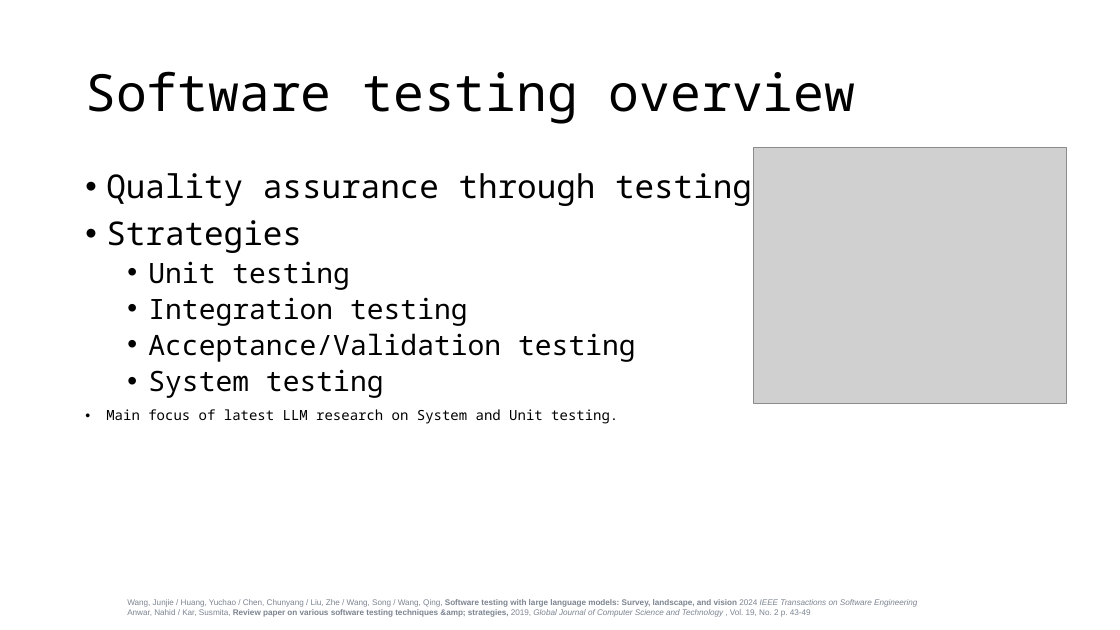
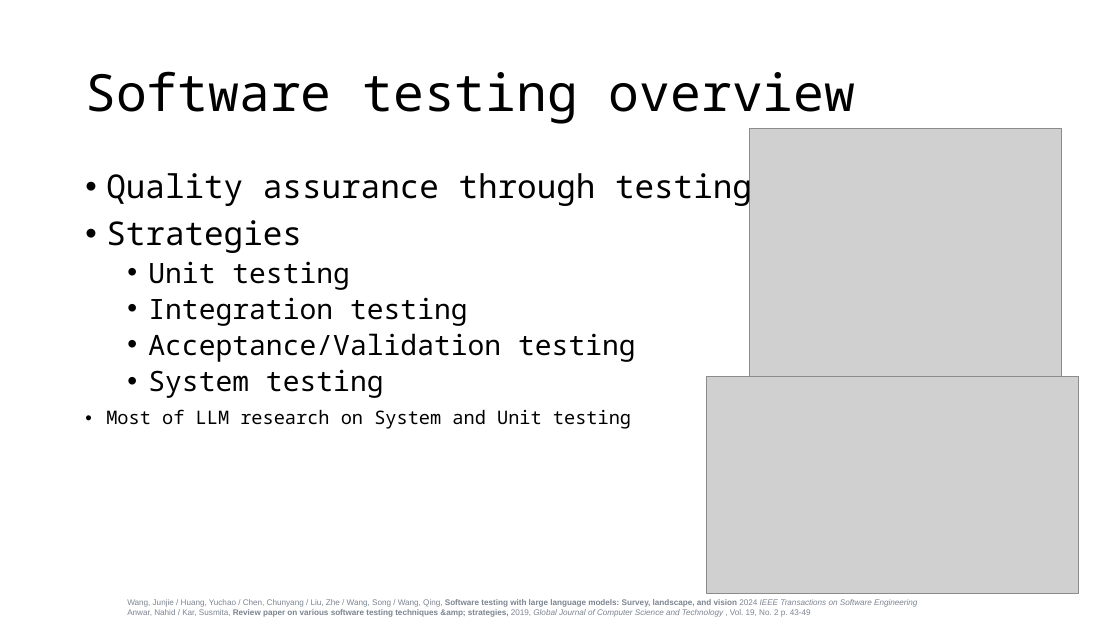
Before and after one commit to as-cal8/RBST-prompt-engineering, a slide deck: slide 3 of presentation/RBST_prompt-eng.pptx. Drawn at 1120x630 pixels with LibreOffice and Linux fonts; fonts in the diff are those of the drawing; grey boxes stand for pictures. Boxes give left, top, right and bottom in pixels: in the first picture for what was removed or moved away, otherwise in the second. Text is boxed around its words. In the diff, an @@ line names an element or a change of style, - is before the commit and + after.

```diff
--- a/presentation/RBST_prompt-eng.pptx
+++ b/presentation/RBST_prompt-eng.pptx
@@ picture: place and size @@
-picture at (754, 147, 1066, 403)
+picture at (749, 129, 1062, 385)
@@ picture added at (707, 376, 1080, 593) @@
@@ text at (106, 409, 631, 429): text changed; size 12 to 16 pt @@
-• Main focus of latest LLM research on System and Unit testing.
+• Most of LLM research on System and Unit testing
```
Also in this commit, not shown: 2 other slides changed, 1 slide added, 1 other file.
